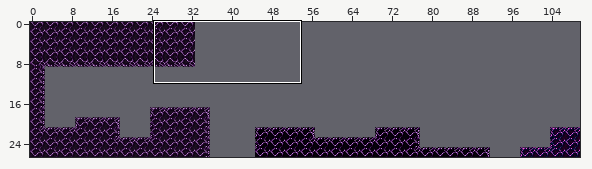
A Tiled map gets an edit: tiled/tmx/testlevel_organic_mixed1.tmx. Above, an overview of the earlier version with the close-up marked.
Close-up. Before:
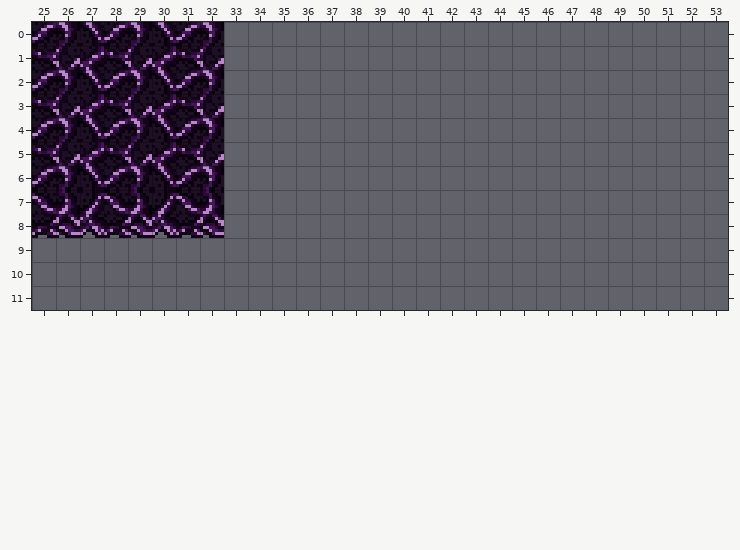
Cells are 8x8 px. Shown: x 25..53, y 0..11. The commit also changed other parts of the map, which this record leaves out.
The result:
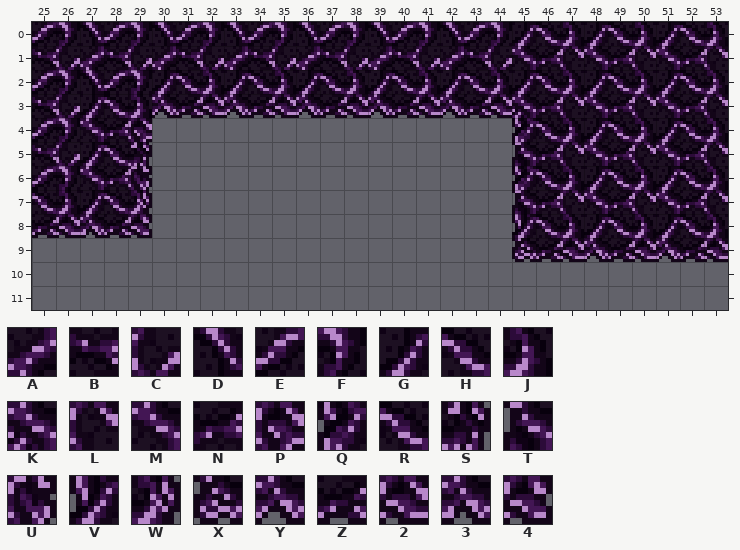
Key: from "tiles_organic_purple1": A 131, B 132, C 133, D 195, E 196, F 197, G 1926, H 1927, J 1928, K 1984, L 1986, M 1990, N 1991, P 1992, Q 2048, R 2049, S 2056, T 2112, U 2120, V 2176, W 2184, X 2240, Y 2243, Z 2244, 2 2245, 3 2246, 4 2248.
_ is an empty cell, # one hidden under a higher layer.
Difference:
{"where": "layer \"Tile Layer 2\""}
{"y":0,"x":33,"old":"_____________________","new":"DEFDEFDEFDEFGHJGHJGHJ"}
{"y":1,"x":33,"old":"_____________________","new":"ABCABCABCABCMNLMNLMNL"}
{"y":2,"x":30,"old":"DEF_____________________","new":"GHJGHJGHJGHJGHJGHJGHJGHJ"}
{"y":3,"x":27,"old":"ABCABC_____________________","new":"###YZ2YZ2YZ2YZ2YZ2KNLMNLMNL"}
{"y":4,"x":27,"old":"DEFDEF","new":"###___"}
{"y":4,"x":45,"old":"_________","new":"QRJGHJGHJ"}
{"y":5,"x":27,"old":"ABCABC","new":"##S___"}
{"y":5,"x":45,"old":"_________","new":"TNLMNLMNL"}
{"y":6,"x":27,"old":"DEFDEF","new":"##U___"}
{"y":6,"x":45,"old":"_________","new":"QRJGHJGHJ"}
{"y":7,"x":29,"old":"_","new":"W"}
{"y":7,"x":45,"old":"_________","new":"TNLMNLMNL"}
{"y":8,"x":27,"old":"_","new":"3"}
{"y":8,"x":29,"old":"_","new":"4"}
{"y":8,"x":45,"old":"_________","new":"VHJGHJGHJ"}
{"y":9,"x":45,"old":"_________","new":"XZ2YZ2YZ2"}
{"where": "layer \"Tile Layer 1\""}
{"y":3,"x":27,"old":"___","new":"GHJ"}
{"y":4,"x":27,"old":"___","new":"MNP"}
{"y":5,"x":27,"old":"___","new":"GHS"}
{"y":6,"x":27,"old":"___","new":"MNU"}
{"y":7,"x":29,"old":"JGHJ","new":"W___"}
{"y":8,"x":27,"old":"Y","new":"3"}
{"y":8,"x":29,"old":"2YZ2","new":"4___"}
